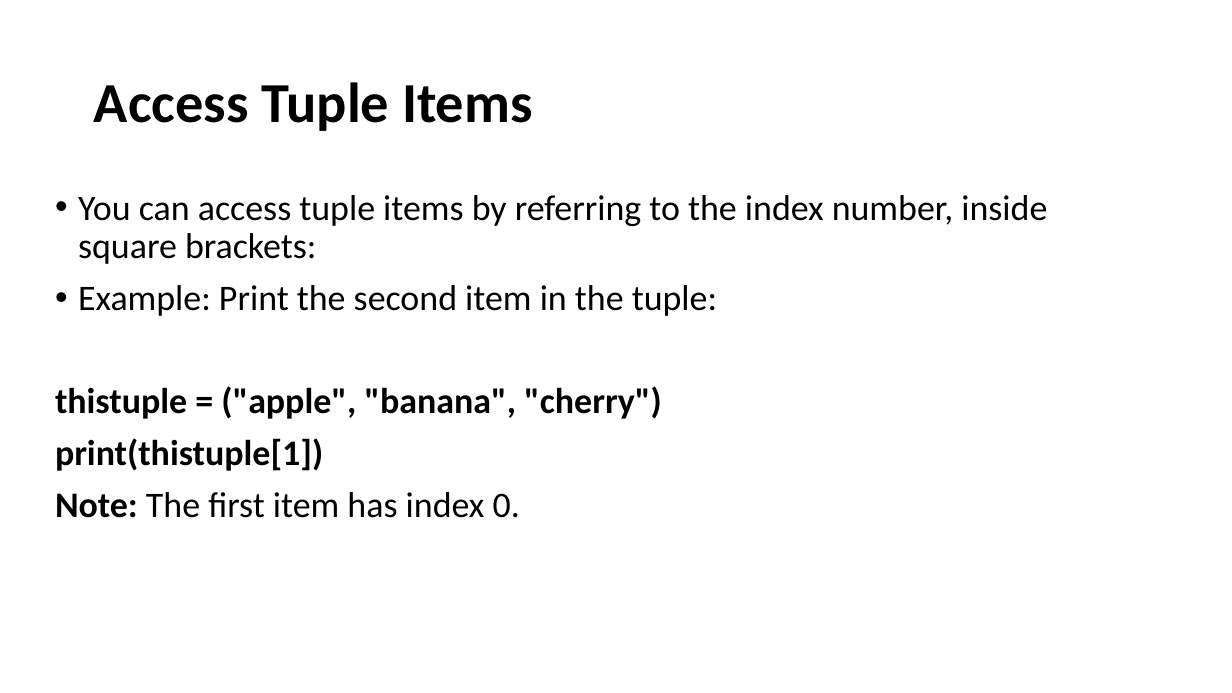
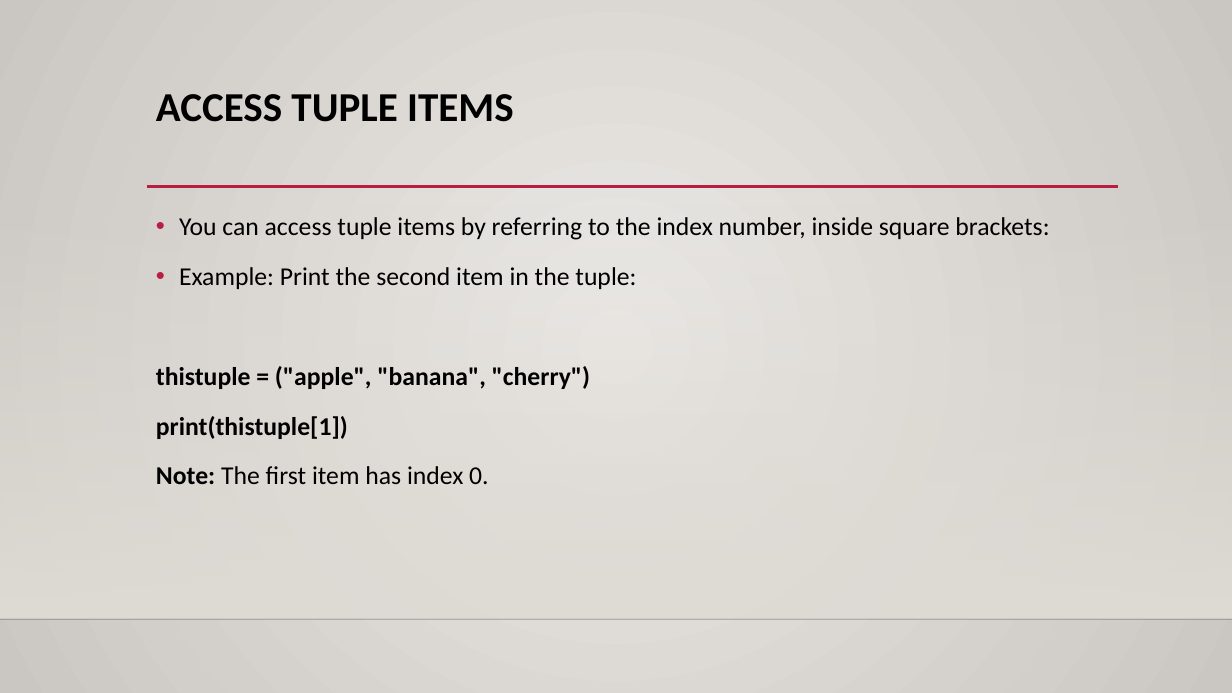
Before and after one commit to Gurpal-saghi-9/Python, a slide deck: slide 9 of PDF's Images/Python Tuples.pptx. Drawn at 1232x693 pixels with LibreOffice and Linux fonts; fonts in the diff are those of the drawing; background and template pictures are left out. Boxes give left, top, right and bottom in pixels: in the first picture for what was removed or moved away, otherwise in the second. Text is boxed around its words. In the diff, an @@ line names an element or a change of style, - is before the commit and + after.

```diff
--- a/PDF's Images/Python Tuples.pptx
+++ b/PDF's Images/Python Tuples.pptx
@@ background #FFFFFF to gradient #ECEAE7 to #CAC7C1 @@
@@ title "ACCESS TUPLE ITEMS" at bbox=[156, 94, 514, 122]: vertical alignment middle to top @@
@@ title at bbox=[156, 94, 514, 122]: text changed; size 44 to 32 pt @@
-Access Tuple Items
+ACCESS TUPLE ITEMS
@@ rectangle added at bbox=[0, 204, 1232, 619], fill gradient #DFDBD5 @@
@@ text "You can access tuple items ...": place and size @@
-text "You can access tuple items ..." at bbox=[55, 195, 1047, 518]
+text "You can access tuple items ..." at bbox=[156, 217, 1049, 484]
@@ text "You can access tuple items ..." at bbox=[156, 217, 1049, 484]: size 28 to 20 pt; line spacing 0.9 to 1.2 @@
@@ line added from (147, 187) to (1118, 187), #B71E42 2.5 pt @@
@@ line added from (0, 619) to (1232, 619), #000001 1 pt @@
```
Also in this commit, not shown: 31 other slides changed, 3 other files.
